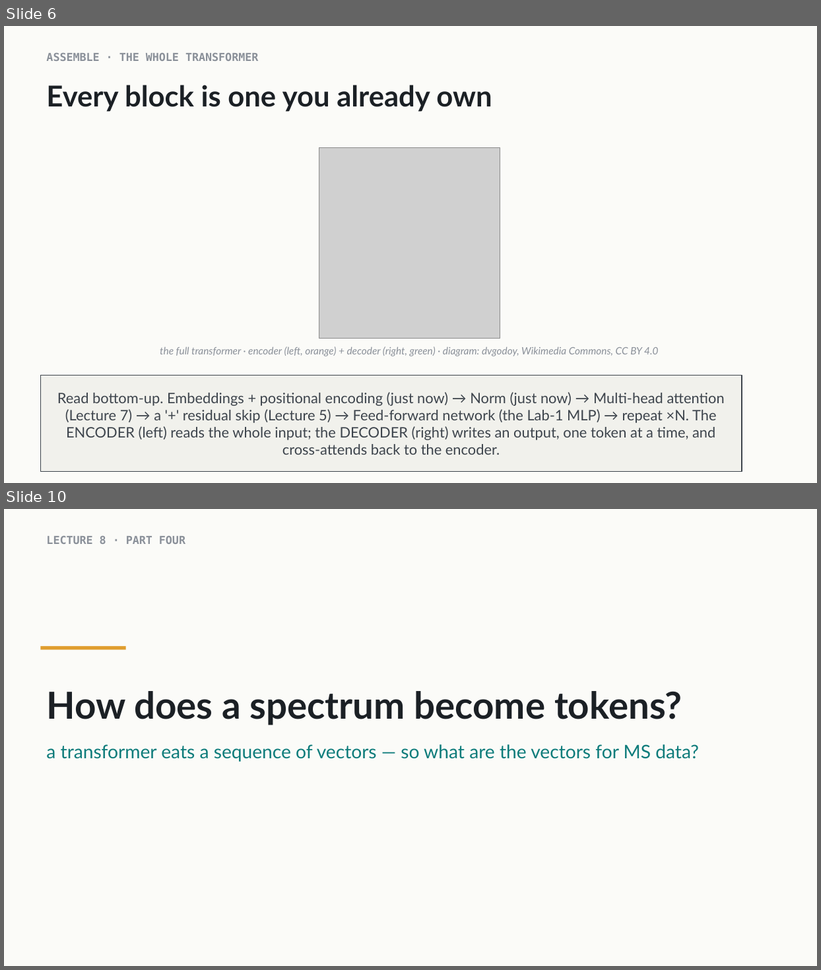
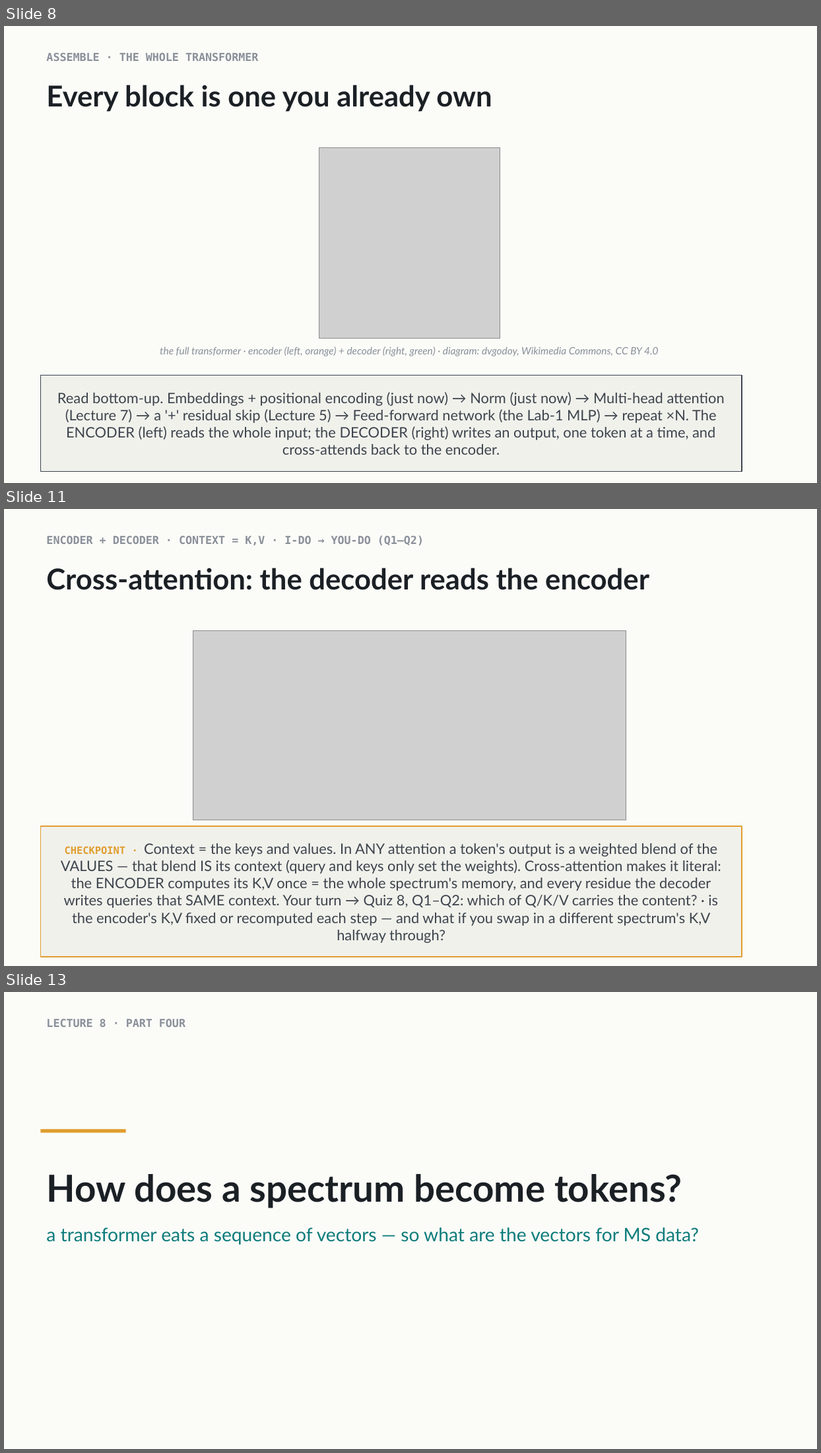
Before and after one commit to indigobio/msacl_dl_course, a slide deck: slides/pptx/lecture08_transformer.pptx. Shown one above the other, each under a label of ours: slides 6 and 10 before the commit, slides 8, 11 and 13 after it; the slides between them are not shown. The pictures are 821x970 and 821x1453 pixels, drawn with LibreOffice and Linux fonts; fonts in the diff are those of the drawing; grey boxes stand for pictures. Boxes give left, top, right and bottom in pixels: in the first picture for what was removed or moved away, otherwise in the second. Text is boxed around its words. In the diff, an @@ line names an element or a change of style, - is before the commit and + after.

Commit message:
Lecture 8: expand transformer (PE heatmap, RoPE, cross-attention, 3 families); rewrite Quiz 8 to context=K/V; introduce Casanovo on first use

```diff
--- a/slides/pptx/lecture08_transformer.pptx
+++ b/slides/pptx/lecture08_transformer.pptx
@@ slide 11 added at bbox=[4, 509, 817, 966], background #FFFFFF @@
@@ rectangle added at bbox=[4, 509, 817, 966], fill #FBFBF8 @@
@@ text added at bbox=[46, 535, 424, 545], 13 pt, text #8A9099, bold @@
+ENCODER + DECODER · CONTEXT = K,V · I-DO → YOU-DO (Q1–Q2)
@@ text added at bbox=[46, 568, 649, 590], 34 pt, text #1B2025, bold @@
+Cross-attention: the decoder reads the encoder
@@ picture added at bbox=[193, 631, 627, 821] @@
@@ rectangle added at bbox=[40, 827, 742, 957], fill #F1F1EC, outline #E09E2F 1 pt, 17 pt, text #3D444C @@
+CHECKPOINT · Context = the keys and values. In ANY attention a token's output is a weighted blend of the VALUES — that blend IS its context (query and keys only set the weights). Cross-attention makes it literal: the ENCODER computes its K,V once = the whole spectrum's memory, and every residue the decoder writes queries that SAME context. Your turn → Quiz 8, Q1–Q2: which of Q/K/V carries the content? · is the encoder's K,V fixed or recomputed each step — and what if you swap in a different spectrum's K,V halfway through?
@@ what was slide 6 is now slide 8 @@
@@ what was slide 10 is now slide 13 @@
```
Also in this commit, not shown: 7 slides changed, 3 other slides added, 1 slide removed, 9 other files.
